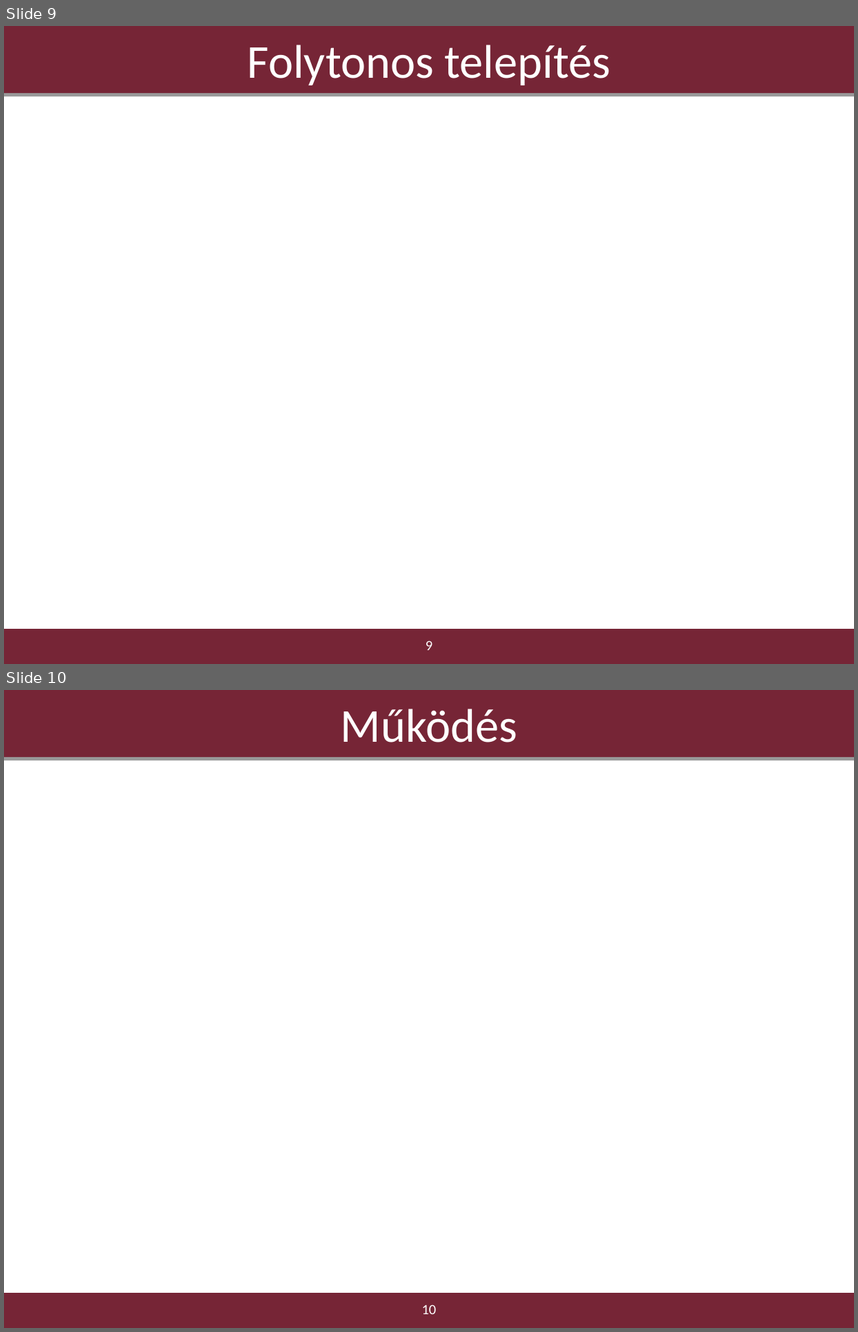
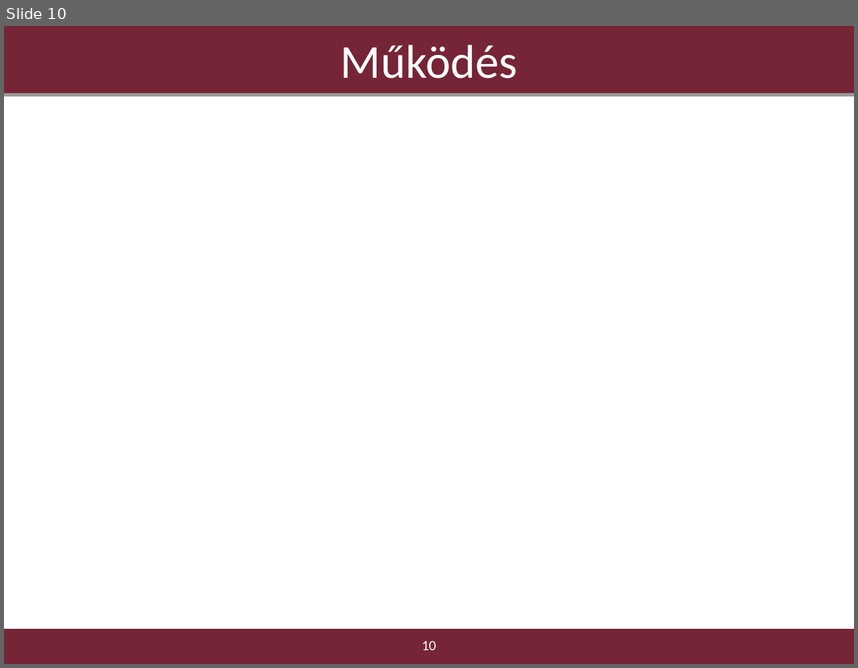
Before and after one commit to borlayda/dipterv2016-microservice, a slide deck: diplomaterv-cykkop.odp. Shown one above the other, each under a label of ours: slides 9 and 10 before the commit, slide 10 after it. The pictures are 858x1332 and 858x668 pixels, drawn with LibreOffice and Linux fonts; fonts in the diff are those of the drawing; background and template pictures are left out. Boxes give left, top, right and bottom in pixels: in the first picture for what was removed or moved away, otherwise in the second. Text is boxed around its words. In the diff, an @@ line names an element or a change of style, - is before the commit and + after.

```diff
--- a/diplomaterv-cykkop.odp
+++ b/diplomaterv-cykkop.odp
@@ slide 9 removed at bbox=[4, 26, 854, 664], background #FFFFFF; not listed: 1 template element that a slide beside it also shows @@
@@ title removed at bbox=[4, 26, 854, 93] @@
-Folytonos telepítés
@@ page number removed at bbox=[426, 640, 432, 650] @@
-9
```
Also in this commit, not shown: 4 slides changed, 2 slides added, 1 other slide removed.
